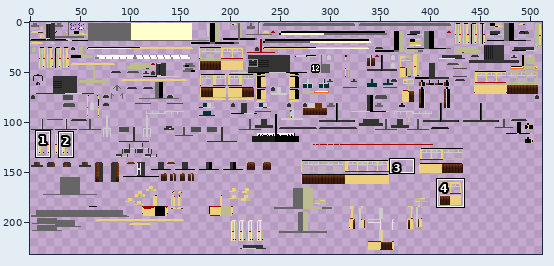
File history of a sprite sheet, src/main/resources/assets/tc/textures/trains/Duewag_GT6ER_Magenta.png. The picture above shows the old version from afar; the outline marks the close-up.
Close-up. As it was:
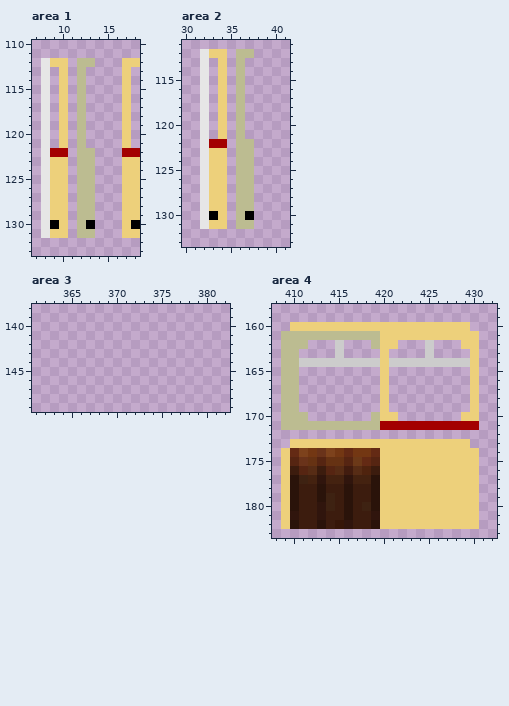
The file is 512x256 pixels. Colours within 5 levels of each other are drawn and written as one. Shown: area 1: x 7..18, y 110..133; area 2: x 30..41, y 111..133; area 3: x 361..382, y 138..149; area 4: x 408..432, y 158..183. The wide view leaves out empty margins. The commit also changed other parts of the picture, which this record leaves out.
The same view after the edit:
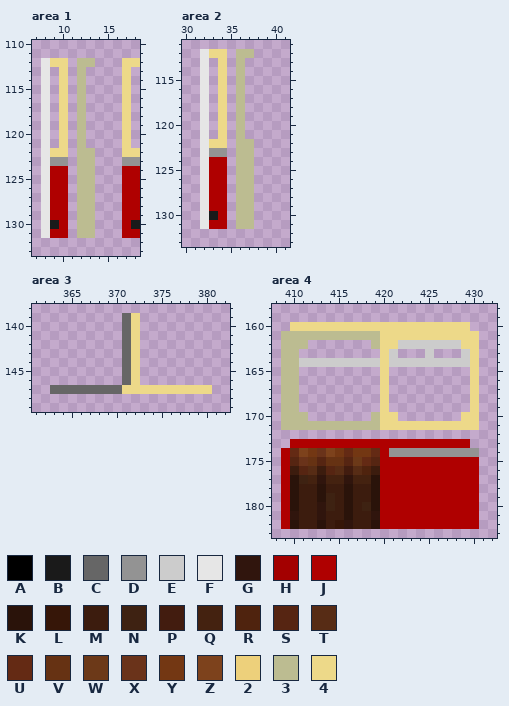
Palette (. is transparent): A #000000  B #1a1a1a  C #666666  D #939393  E #cccccc  F #e6e6e6  G #30150d  H #a30000  J #af0000  K #2a130a  L #361608  M #3c1c0e  N #3e2212  P #421c0f  Q #442210  R #4f230e  S #562512  T #572c15  U #642a14  V #663213  W #6c3918  X #6a331a  Y #733713  Z #7d421c  2 #edd07b  3 #bcbc91  4 #edd989
Difference:
Area 1:
Colour 3 replaces colour A in row 130 at x 13.
Colour 4 replaces colour 2 in row 112 at x 9 to 10 and 17 to 18; in rows 113 to 121 at x 10 and 17.
Colour 4 replaces colour H in row 122 at x 9 to 10 and 17 to 18.
Colour B replaces colour A in row 130 at x 9 and 18.
Colour D replaces colour 2 in row 123 at x 9 to 10 and 17 to 18.
Colour J replaces colour 2 in rows 124 to 129 at x 9 to 10 and 17 to 18; in row 130 at x 10 and 17; in row 131 at x 9 to 10 and 17 to 18.
Area 2:
Colour 3 replaces colour A in row 130 at x 37.
Colour 4 replaces colour 2 in row 112 at x 33 to 34; in rows 113 to 121 at x 34.
Colour 4 replaces colour H in row 122 at x 33 to 34.
Colour B replaces colour A in row 130 at x 33.
Colour D replaces colour 2 in row 123 at x 33 to 34.
Colour J replaces colour 2 in rows 124 to 129 at x 33 to 34; in row 130 at x 34; in row 131 at x 33 to 34.
Area 3:
Colour 4 is added in rows 139 to 146 at x 372; in row 147 at x 371 to 380.
Colour C is added in rows 139 to 146 at x 371; in row 147 at x 363 to 370.
Area 4:
Colour 4 replaces colour 2 in row 160 at x 410 to 429; in row 161 at x 420 to 430; in row 162 at x 420 to 421 and 429 to 430; in rows 163 to 169 at x 420 and 430; in row 170 at x 420 to 421 and 429 to 430.
Colour 4 replaces colour H in row 171 at x 420 to 430.
Colour D replaces colour 2 in row 174 at x 421 to 430.
Colour E is added in row 162 at x 422 to 424 and 426 to 428; in row 163 at x 421 and 429.
Colour J replaces colour 2 in row 173 at x 410 to 429; in row 174 at x 409 and 420; in rows 175 to 182 at x 409 and 420 to 430.
Colour E is removed in rows 162 to 163 at x 415.
